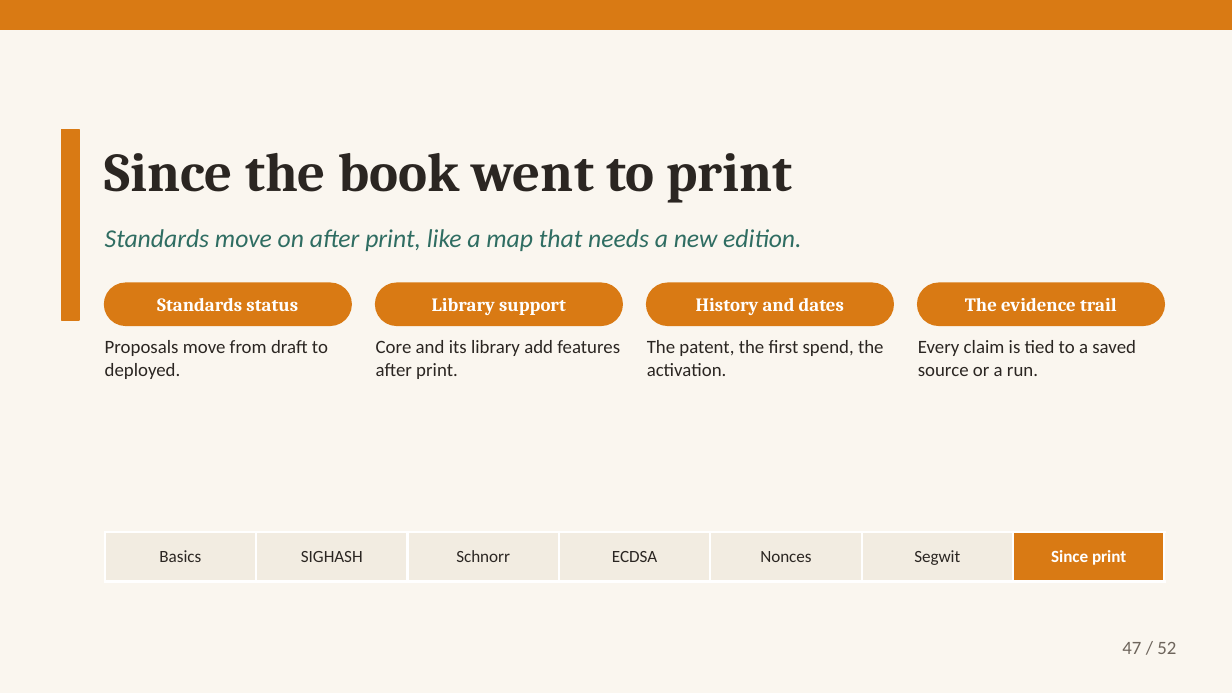
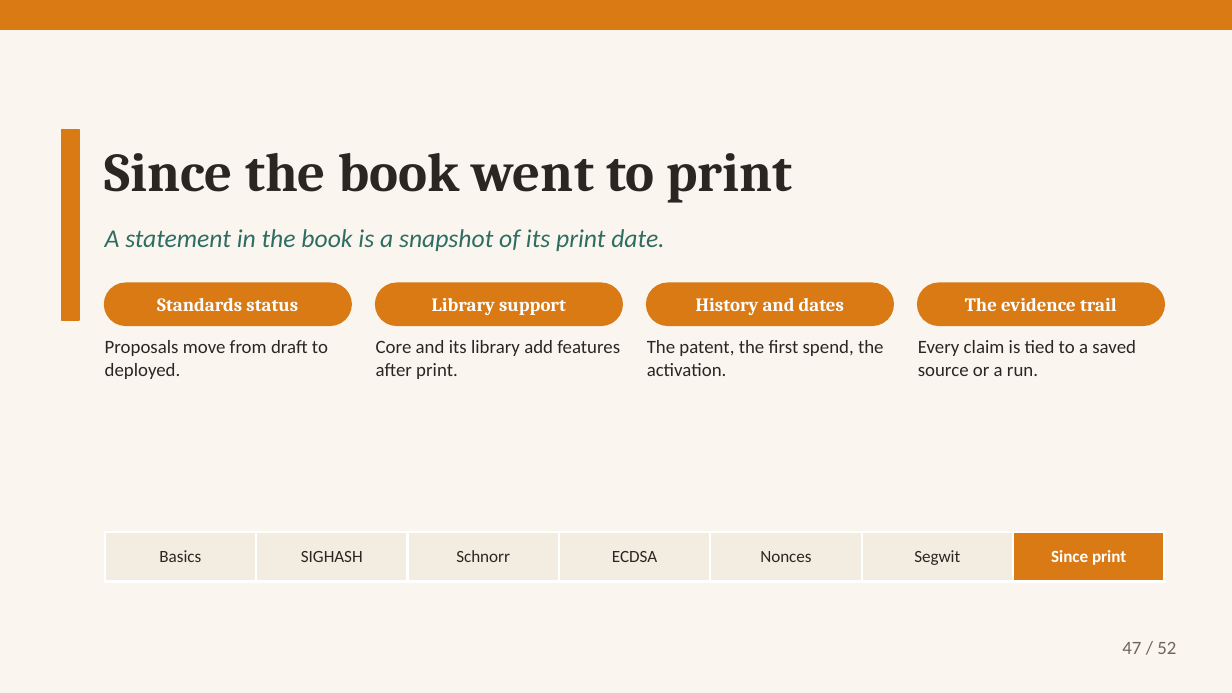
Before and after one commit to altunelyusuf/SEN0401, a slide deck: slide 47 of 03-materials/ch08/SEN0401_Ch08_DigitalSignatures_3e_v2_4_0.pptx. Drawn at 1232x693 pixels with LibreOffice and Linux fonts; fonts in the diff are those of the drawing. Boxes give left, top, right and bottom in pixels: in the first picture for what was removed or moved away, otherwise in the second. Text is boxed around its words. In the diff, an @@ line names an element or a change of style, - is before the commit and + after.

```diff
--- a/03-materials/ch08/SEN0401_Ch08_DigitalSignatures_3e_v2_4_0.pptx
+++ b/03-materials/ch08/SEN0401_Ch08_DigitalSignatures_3e_v2_4_0.pptx
@@ text at (105, 229, 664, 251): text changed @@
-Standards move on after print, like a map that needs a new edition.
+A statement in the book is a snapshot of its print date.
```
Also in this commit, not shown: 6 other slides changed, 3 other files.
